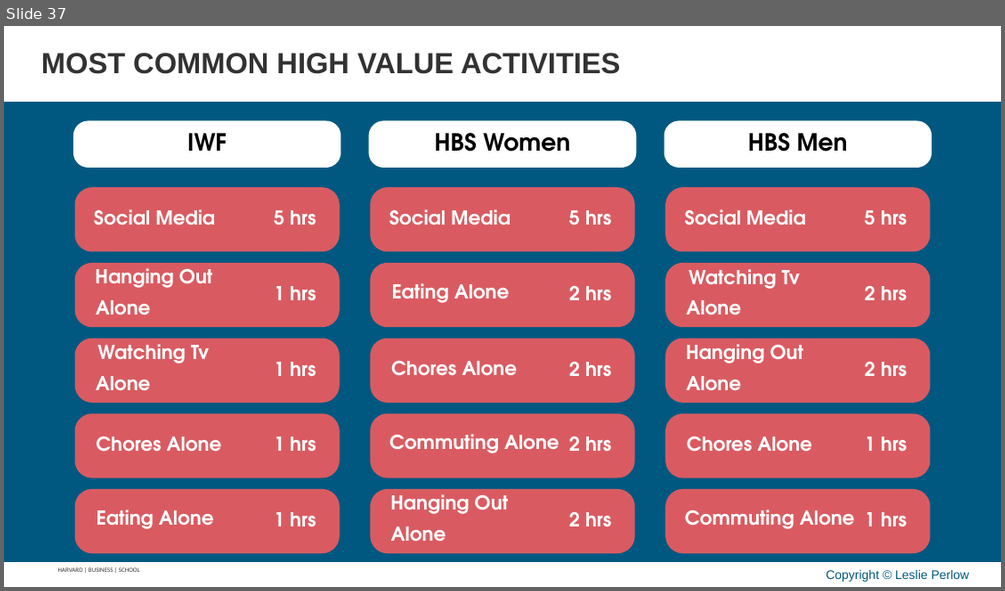
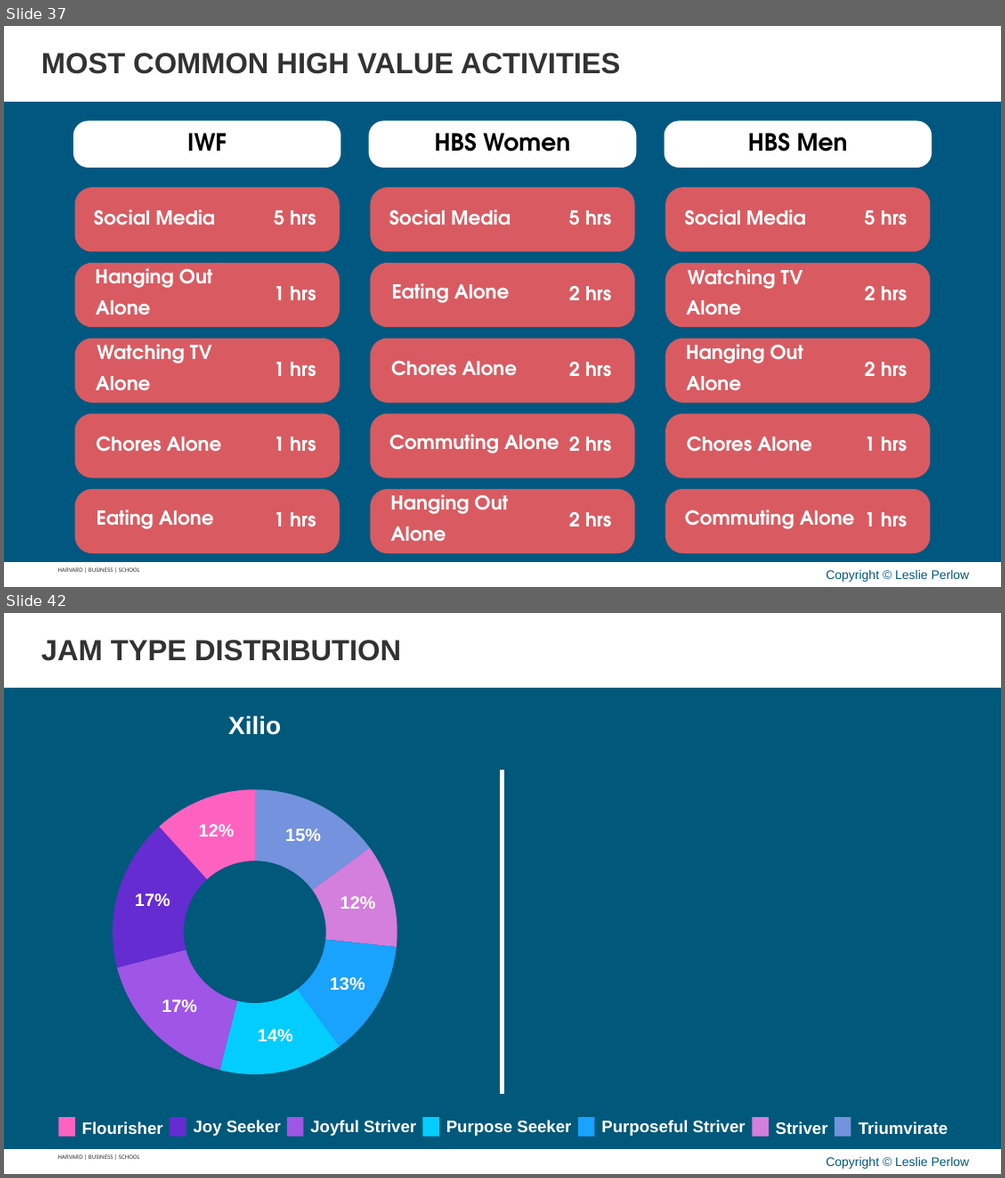
Before and after one commit to APPLITICS/lifematrix-deck-automation, a slide deck: outputs/generated_slides.pptx. Shown one above the other, each under a label of ours: slide 37 before the commit, slides 37 and 42 after it; the slides between them are not shown. The pictures are 1005x591 and 1005x1178 pixels, drawn with LibreOffice and Linux fonts; fonts in the diff are those of the drawing; background and template pictures are left out. Boxes give left, top, right and bottom in pixels: in the first picture for what was removed or moved away, otherwise in the second. Text is boxed around its words. In the diff, an @@ line names an element or a change of style, - is before the commit and + after.

```diff
--- a/outputs/generated_slides.pptx
+++ b/outputs/generated_slides.pptx
@@ slide 42 added at [4,613,1001,1174], background #005880; not listed: 4 template elements that a slide beside it also shows @@
@@ text added at [41,640,401,661], 28 pt, text #323233, bold @@
+JAM TYPE DISTRIBUTION
@@ group added at [4,688,1001,1144]: 15 rectangles, 15 texts, 8 freeform shapes @@
+15%
+12%
+13%
+14%
+17%
+17%
+12%
+Xilio
+Flourisher
+Joy Seeker
+Joyful Striver
+Purpose Seeker
+Purposeful Striver
+Striver
+Triumvirate
@@ slide 37 changed as well @@
@@ text at [688,269,803,289]: text changed @@
-Watching Tv
+Watching TV
@@ text at [97,344,212,363]: text changed @@
-Watching Tv
+Watching TV
```
Also in this commit, not shown: 13 other slides changed, 20 other slides added.
